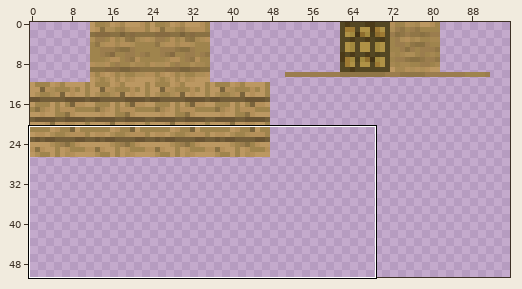
Edited in one commit: sprite sheet (resources/assets/mofo2/textures/models/PlantMixer.png). Above: a wide view before the commit, with the close-up outlined.
Close-up. Old version:
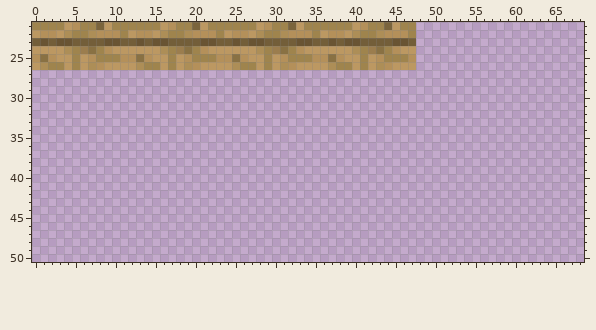
The file is 128x128 pixels. Colours within 5 levels of each other are drawn and written as one. Shown: x 0..68, y 21..50. The wide view leaves out empty margins.
After the commit:
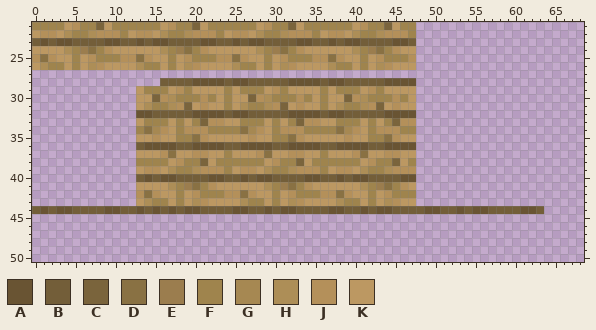
Palette (. is transparent): A #695433  B #735e39  C #7a643c  D #897143  E #9b7d4e  F #9f844d  G #a68852  H #ad8e57  J #b4905a  K #bc9862
From old to new:
@@ x 0..68 @@
 27 .....................................................................
-28 .....................................................................
-29 .....................................................................
-30 .....................................................................
-31 .....................................................................
-32 .....................................................................
-33 .....................................................................
-34 .....................................................................
-35 .....................................................................
-36 .....................................................................
-37 .....................................................................
-38 .....................................................................
-39 .....................................................................
-40 .....................................................................
-41 .....................................................................
-42 .....................................................................
-43 .....................................................................
-44 .....................................................................
+28 ................BBBBAAAABAABBBBBAAAABAABBBBBAAAA.....................
+29 .............KFFFKJFKKKKFKFFFKJFKKKKFKFFFKJFKKKK.....................
+30 .............KKCJHFFFJFKFKKCJHFFFJFKFKKCJHFFFJFK.....................
+31 .............KHFFHJCKJKKFKHFFHJCKJKKFKHFFHJCKJKK.....................
+32 .............AABBBBBAAAABAABBBBBAAAABAABBBBBAAAA.....................
+33 .............KFFFKFKFCJJKKFFFKFKFCJJKKFFFKFKFCJJ.....................
+34 .............FDGJKFJJJFFFFDGJKFJJJFFFFDGJKFJJJFF.....................
+35 .............KKJKKFFDJKKKKKJKKFFDJKKKKKJKKFFDJKK.....................
+36 .............BAAAABBAAAABBAAAABBAAAABBAAAABBAAAA.....................
+37 .............KKKJDKKJJKKFKKKJDKKJJKKFKKKJDKKJJKK.....................
+38 .............FFFFKJFFCKFFFFFFKJFFCKFFFFFFKJFFCKF.....................
+39 .............KJJKHFFHJJJFKJJKHFFHJJJFKJJKHFFHJJJ.....................
+40 .............BABAABBBBAABBABAABBBBAABBABAABBBBAA.....................
+41 .............KKKKHFEDFJKKKKKKHFEDFJKKKKKKHFEDFJK.....................
+42 .............JDJKKFKJFFFJJDJKKFKJFFFJJDJKKFKJFFF.....................
+43 .............KHFFKFKHJKKKKHFFKFKHJKKKKHFFKFKHJKK.....................
+44 BABAABBBBAABBABABABAABBBBAABBABAABBBBAABBABAABBBBAABBABAABBBBAAB.....
 45 .....................................................................
Changed places in both close-ups, as pixel boxes (x1, y1, x2, y2):
added: (32, 78, 544, 214)
